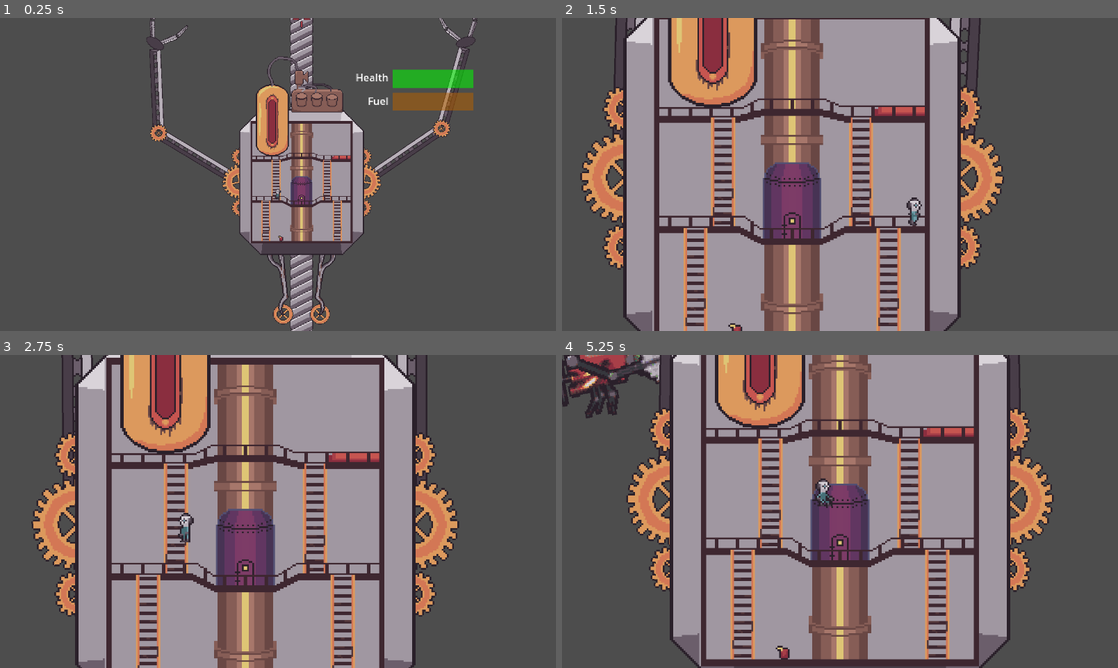
Above: before the commit, frames 1-4 (two rows, left to right).
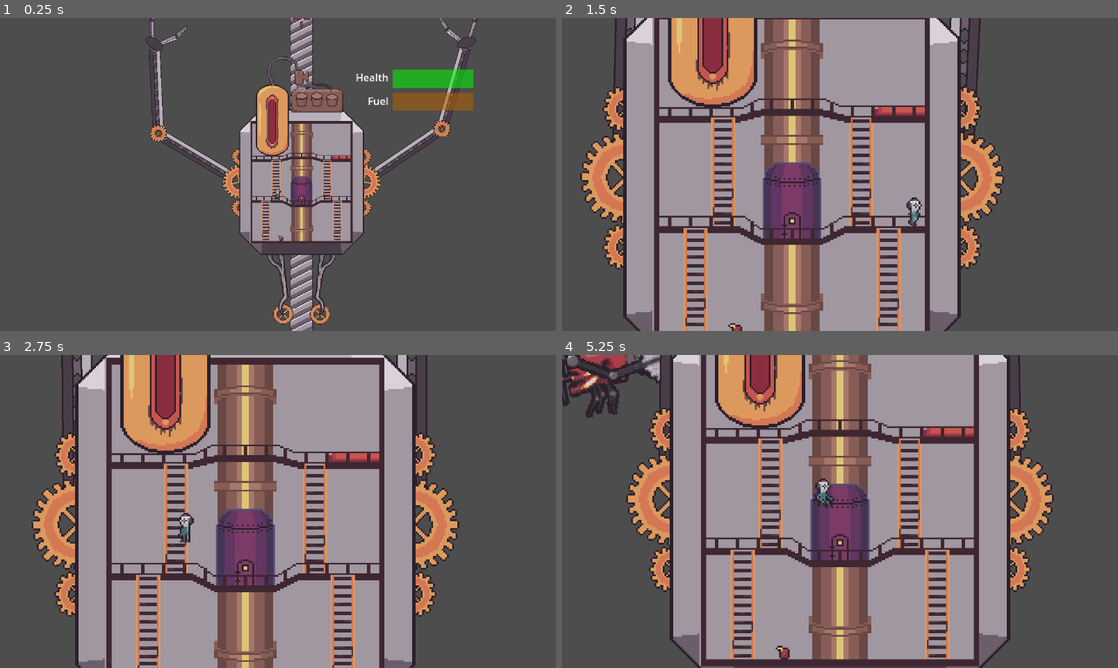
Above: after the commit, the same moments.

Repository: Popcornmotte/elevatorpitch
Game: Godot game, scene res://Scenes/World/test_scenes.tscn
The game is run twice, just before and just after one commit, with the same random seed, the same clock (stepped at 60 frames per second) and the same inputs. Sound files missing from this copy of the repository are replaced by a short silence.
Inputs (mouse positions are in pixels of both pictures, inside the frame that each line leads up to):
- Up to frame 1 (0.25 s): no input
- Up to frame 2 (1.5 s): move the mouse to (962, 158) at 0.52 s; hold Space (Fling) 0.53-1.28 s; hold D (right) from 0.53 s (still down); move the mouse to (728, 190) at 1.27 s; click (728, 190) at 1.35 s
- Up to frame 3 (2.75 s): move the mouse to (333, 442) at 2.02 s; release D (right) at 2.03 s; hold A (left) from 2.03 s (still down); hold W (W) from 2.03 s (still down)
- Up to frame 4 (5.25 s): move the mouse to (812, 574) at 2.77 s; release A (left) at 2.78 s; release W (W) at 2.78 s; hold D (right) 2.78-4.28 s; tap E (interact) at 2.85 s; move the mouse to (1006, 558) at 3.52 s; hold Space (Fling) 3.53-4.28 s; move the mouse to (673, 464) at 4.27 s; hold A (left) 4.28-5.03 s; click (673, 464) at 4.35 s; move the mouse to (867, 511) at 5.02 s; hold D (right) from 5.03 s (still down); hold W (W) from 5.03 s (still down)

The runs differ from the first frame. In frame 1, 0.7% of the frame differs, in the area x 26-86%, y 0-64%; in frame 2, 0.1%; in frame 3, less than 0.1%; in frame 4, 0.5%.

Commit message:
mass test

Diff:
--- a/Scenes/Objects/elevator.tscn
+++ b/Scenes/Objects/elevator.tscn
@@ -511,7 +511,7 @@
 position = Vector2(96, 0)
 collision_layer = 2
 collision_mask = 2
-mass = 50.0
+mass = 40.0
 gravity_scale = 0.0
 
 [node name="PinJoint2D" type="PinJoint2D" parent="Arms/PhysicalArmRight/UpperArm"]
@@ -544,7 +544,7 @@
 position = Vector2(146, 0)
 collision_layer = 4
 collision_mask = 4
-mass = 50.0
+mass = 40.0
 gravity_scale = 0.0
 
 [node name="CollisionShape2D" type="CollisionShape2D" parent="Arms/PhysicalArmRight/UpperArm/LowerArm"]
@@ -612,7 +612,7 @@
 position = Vector2(96, -1.67852e-05)
 collision_layer = 2
 collision_mask = 2
-mass = 50.0
+mass = 40.0
 gravity_scale = 0.0
 
 [node name="PinJoint2D" type="PinJoint2D" parent="Arms/PhysicalArmLeft/UpperArm"]
@@ -644,7 +644,7 @@
 position = Vector2(146, 0)
 collision_layer = 4
 collision_mask = 4
-mass = 50.0
+mass = 40.0
 gravity_scale = 0.0
 
 [node name="CollisionShape2D" type="CollisionShape2D" parent="Arms/PhysicalArmLeft/UpperArm/LowerArm"]
@@ -799,7 +799,7 @@
 position = Vector2(-96, 40)
 texture = ExtResource("7_xkf6p")
 script = ExtResource("9_3heke")
-TargetGear = NodePath("../../Arms/PhysicalArmRight/UpperArm")
+TargetGear = NodePath("../../Arms/PhysicalArmLeft/UpperArm")
 
 [node name="EffectGearLeft1" type="Sprite2D" parent="VisualEffects" node_paths=PackedStringArray("TargetGear")]
 z_index = 1
--- a/Scripts/Enemies/genericMinion.gd
+++ b/Scripts/Enemies/genericMinion.gd
@@ -213,7 +213,7 @@
 	if(body.is_class("RigidBody2D")):
 		#print("collision with speed: "+str(body.linear_velocity.length()))
 		if (body.linear_velocity - linear_velocity).length() > 500.0:
-			hitPoints -= 5 * body.mass #* 0.01 * body.linear_velocity.length()
+			hitPoints -= 3 * body.mass #* 0.01 * body.linear_velocity.length()
 			#print("damage produced: "+str(0.1 * body.mass * body.linear_velocity.length()))
 			Audio.playSfx(THUD)
 	pass # Replace with function body.
